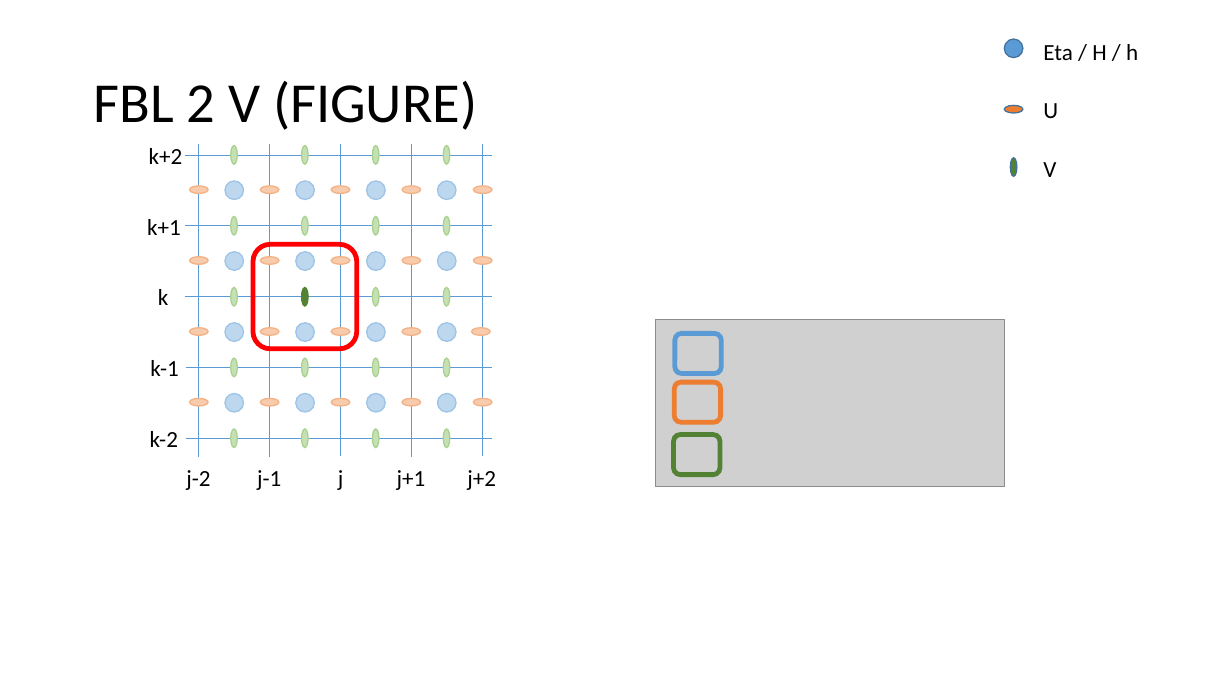
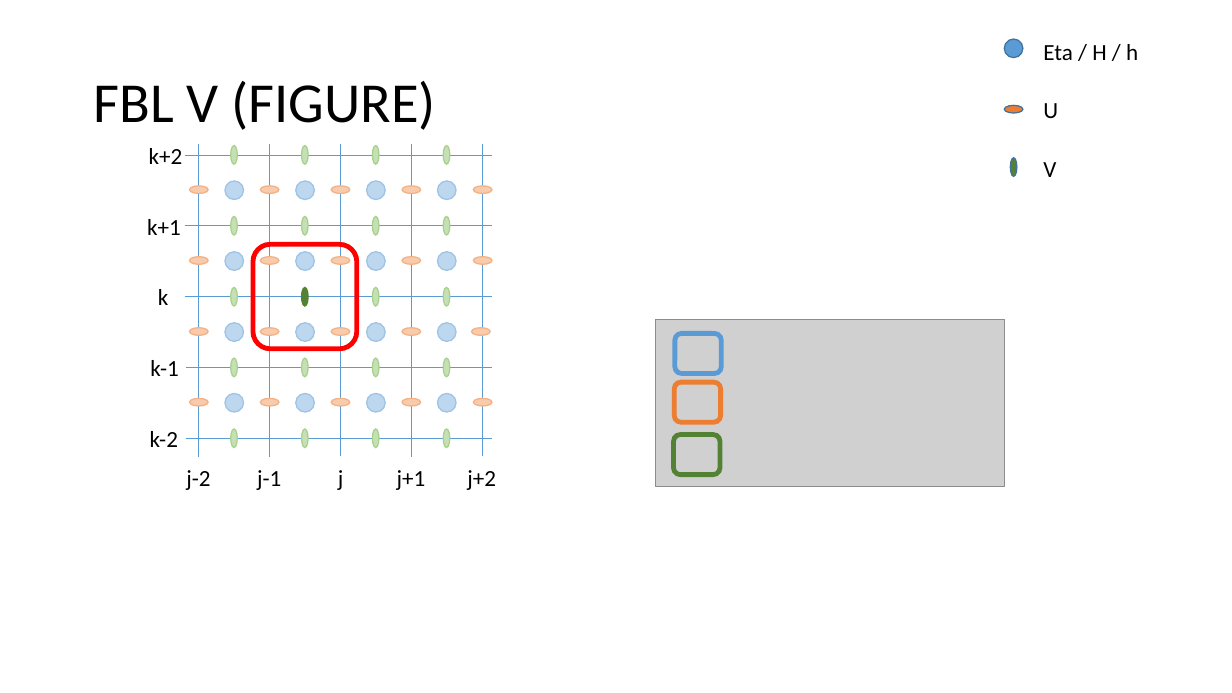
Before and after one commit to metno/gpu-ocean, a slide deck: slide 16 of gpu_ocean/prototypes/fbl_ctcs_stencils.pptx. Drawn at 1232x693 pixels with LibreOffice and Linux fonts; fonts in the diff are those of the drawing; grey boxes stand for pictures. Boxes give left, top, right and bottom in pixels: in the first picture for what was removed or moved away, otherwise in the second. Text is boxed around its words. In the diff, an @@ line names an element or a change of style, - is before the commit and + after.

```diff
--- a/gpu_ocean/prototypes/fbl_ctcs_stencils.pptx
+++ b/gpu_ocean/prototypes/fbl_ctcs_stencils.pptx
@@ title at box(94, 81, 436, 130): text changed @@
-FBL 2 V (FIGURE)
+FBL V (FIGURE)
```
Also in this commit, not shown: 7 other slides changed, 26 slides added, 3 slides removed.
